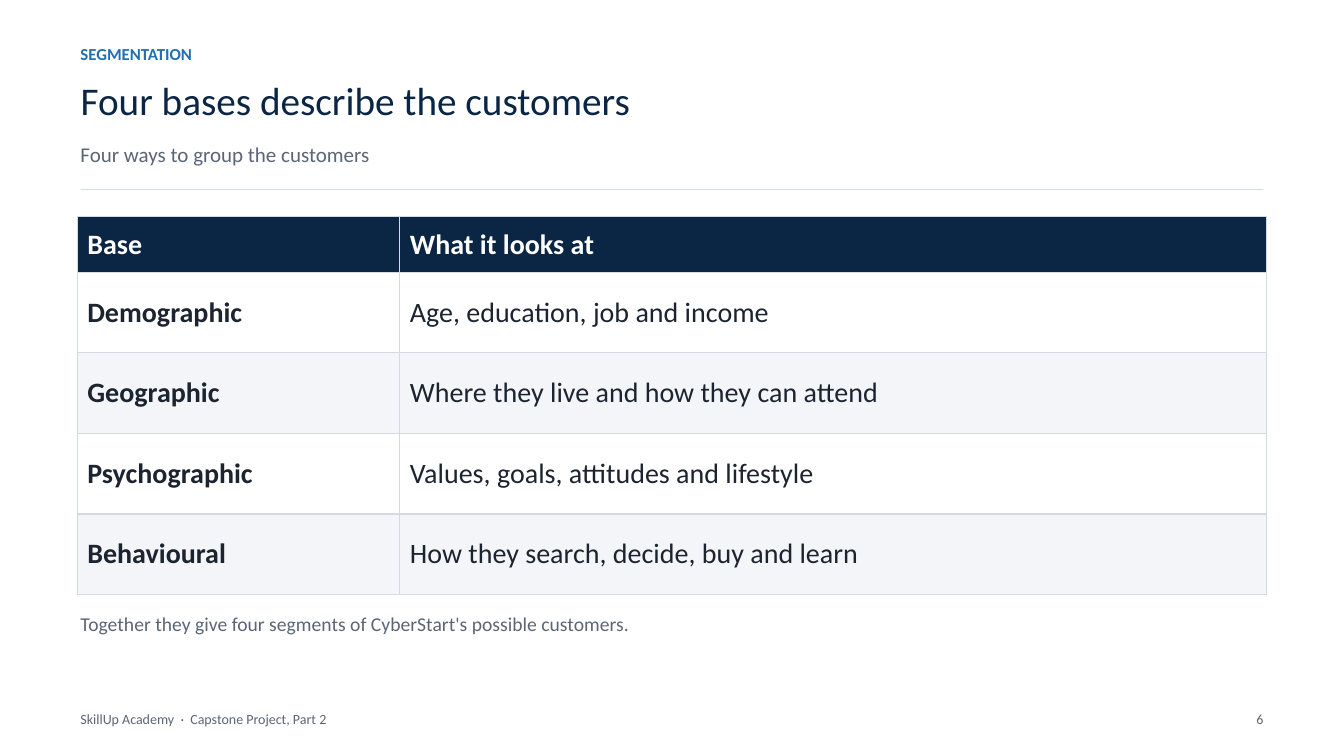
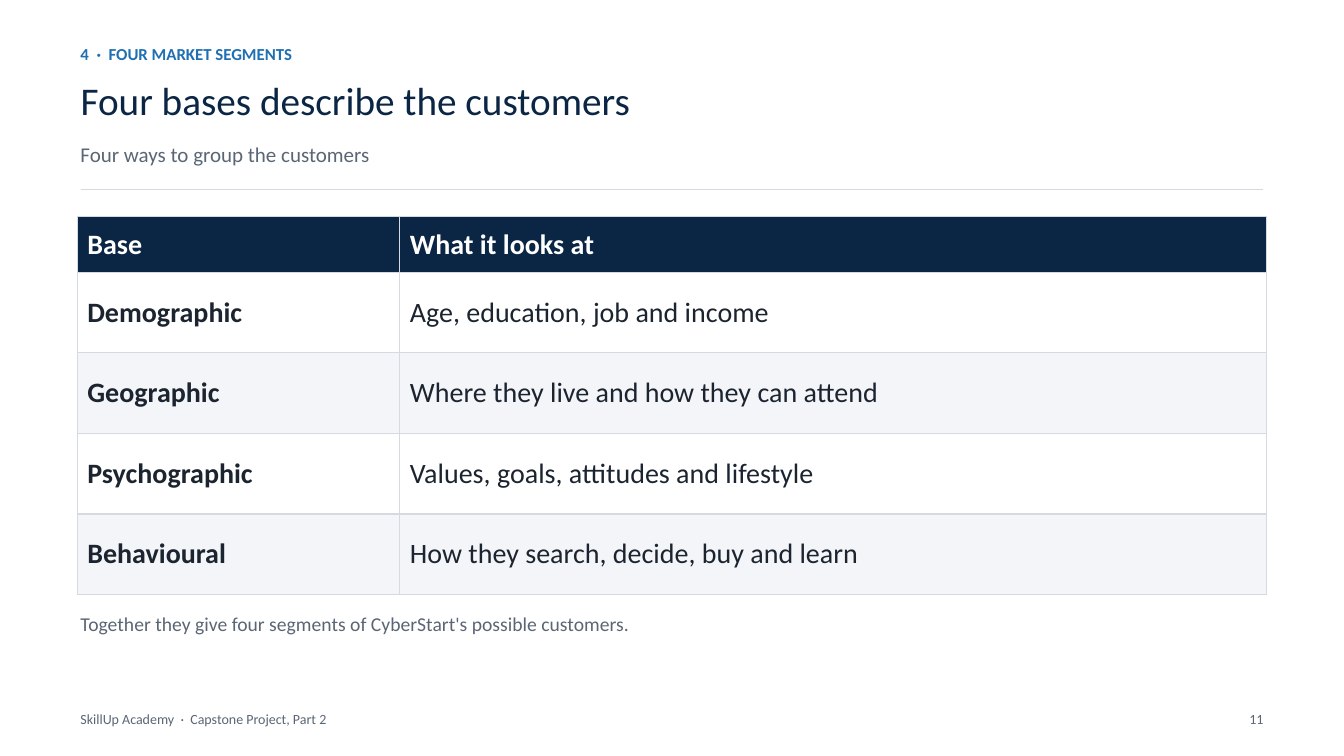
Before and after one commit to BadboyVee/BlackHoleeee, a slide deck: slide 11 of capstone/Customer_Analysis.pptx (slide 6 before the commit). Drawn at 1344x756 pixels with LibreOffice and Linux fonts; fonts in the diff are those of the drawing. Boxes give left, top, right and bottom in pixels: in the first picture for what was removed or moved away, otherwise in the second. Text is boxed around its words. In the diff, an @@ line names an element or a change of style, - is before the commit and + after.

```diff
--- a/capstone/Customer_Analysis.pptx
+++ b/capstone/Customer_Analysis.pptx
@@ text at (x1=80, y1=49, x2=292, y2=60): text changed @@
-SEGMENTATION
+4 · FOUR MARKET SEGMENTS
@@ text at (x1=1249, y1=715, x2=1263, y2=724): text changed @@
-6
+11
```
Also in this commit, not shown: 12 other slides changed, 2 slides added, 1 slide removed, 7 other files.
